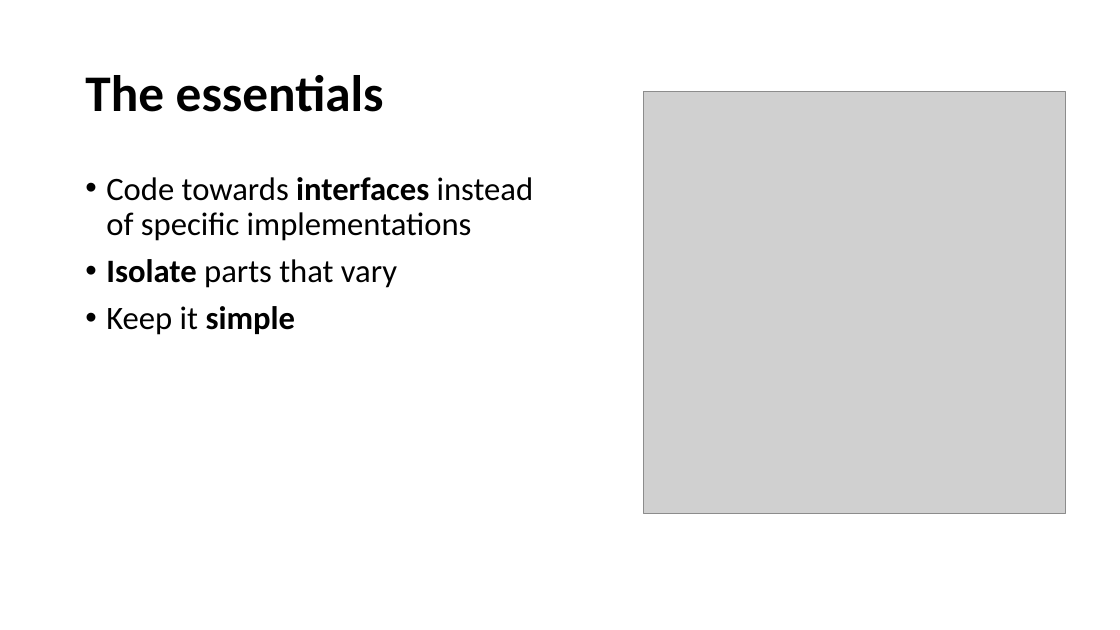
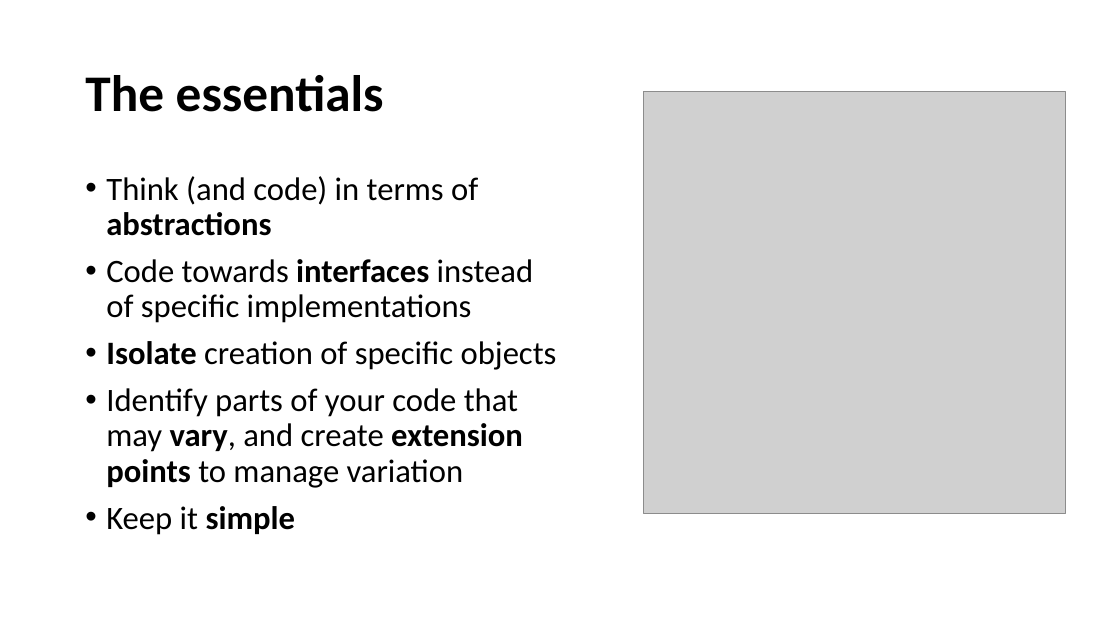
Before and after one commit to perl-easj/Laurea-materials, a slide deck: slide 7 of Pres/Outro.pptx. Drawn at 1120x630 pixels with LibreOffice and Linux fonts; fonts in the diff are those of the drawing; grey boxes stand for pictures. Boxes give left, top, right and bottom in pixels: in the first picture for what was removed or moved away, otherwise in the second. Text is boxed around its words. In the diff, an @@ line names an element or a change of style, - is before the commit and + after.

```diff
--- a/Pres/Outro.pptx
+++ b/Pres/Outro.pptx
@@ text at [106, 176, 478, 236]: paragraph added @@
+• Think (and code) in terms of abstractions
@@ text at [106, 341, 557, 488]: text changed @@
-• Isolate parts that vary
+• Isolate creation of specific objects
+• Identify parts of your code that may vary, and create extension points to manage variation
```
Also in this commit, not shown: 3 other slides changed, 1 slide added, 1 slide removed, 3 other files.
